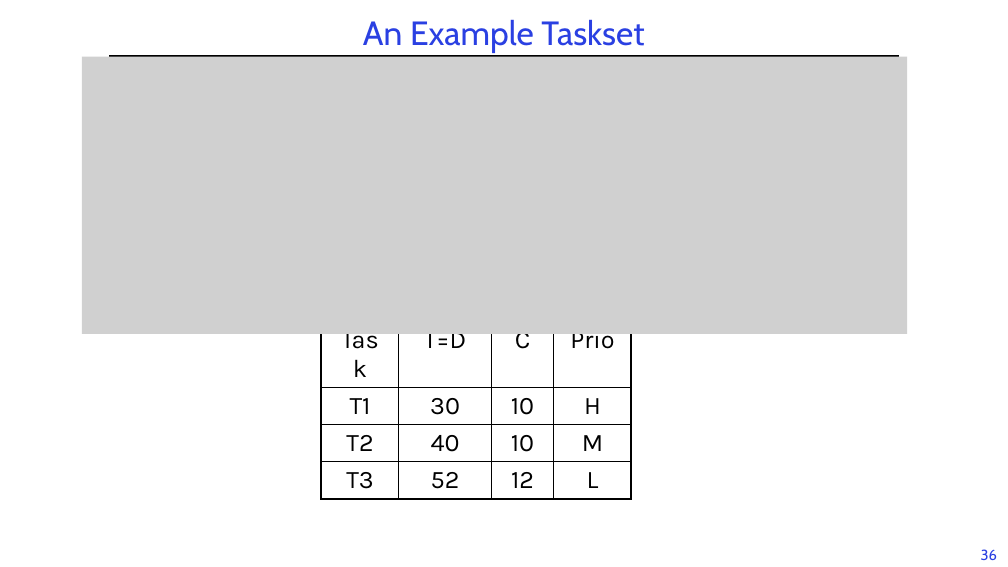
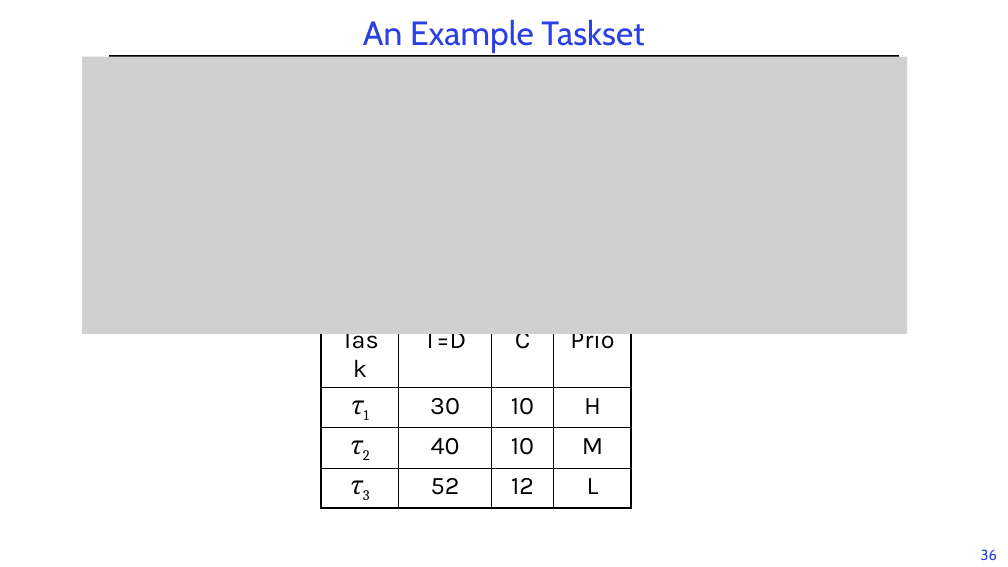
Before and after one commit to guhofstra/CSC112Fa26, a slide deck: slide 36 of PPTs/L6-RTScheduling I.pptx. Drawn at 1008x567 pixels with LibreOffice and Linux fonts; fonts in the diff are those of the drawing; grey boxes stand for pictures. Boxes give left, top, right and bottom in pixels: in the first picture for what was removed or moved away, otherwise in the second. Text is boxed around its words. In the diff, an @@ line names an element or a change of style, - is before the commit and + after.

```diff
--- a/PPTs/L6-RTScheduling I.pptx
+++ b/PPTs/L6-RTScheduling I.pptx
@@ table at (x1=321, y1=321, x2=632, y2=504) @@
-row 2, column 1: T1
+row 2, column 1: τ1
-row 3, column 1: T2
+row 3, column 1: τ2
-row 4, column 1: T3
+row 4, column 1: τ3
```
Also in this commit, not shown: 13 other slides changed, 1 other file.
